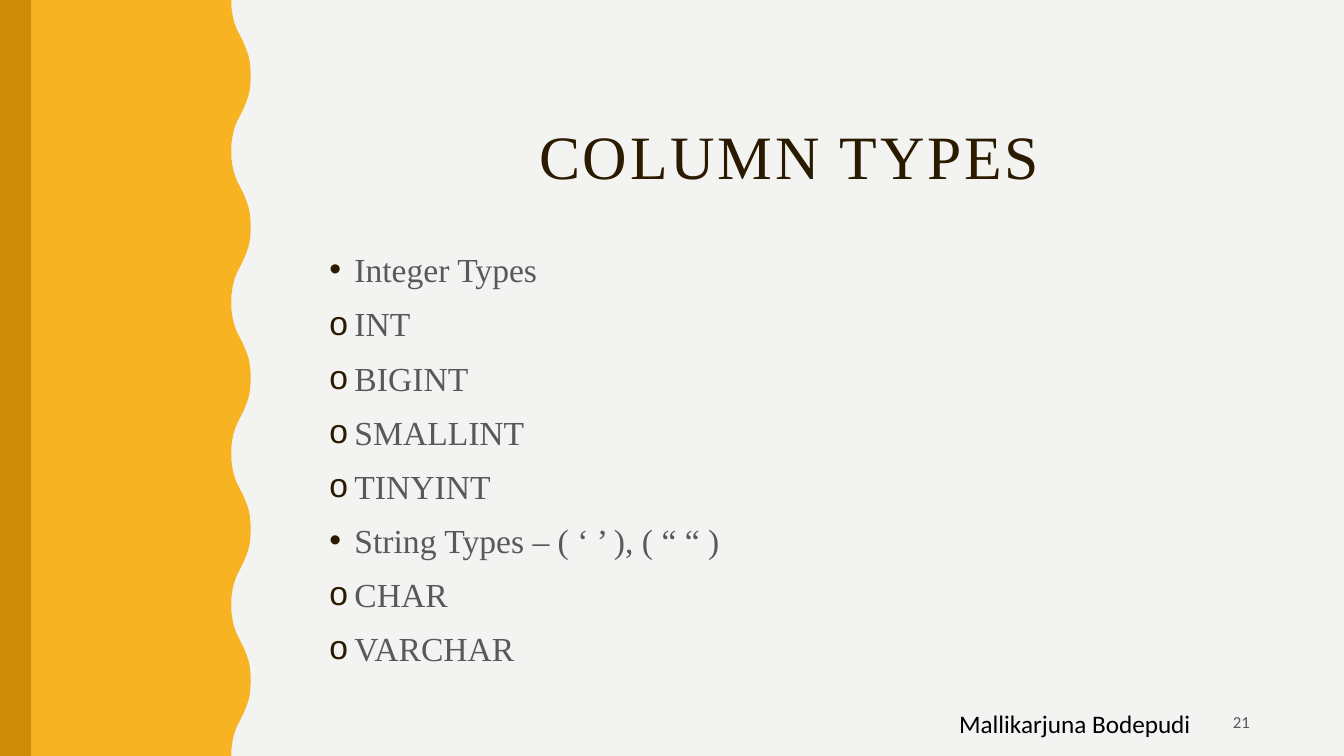
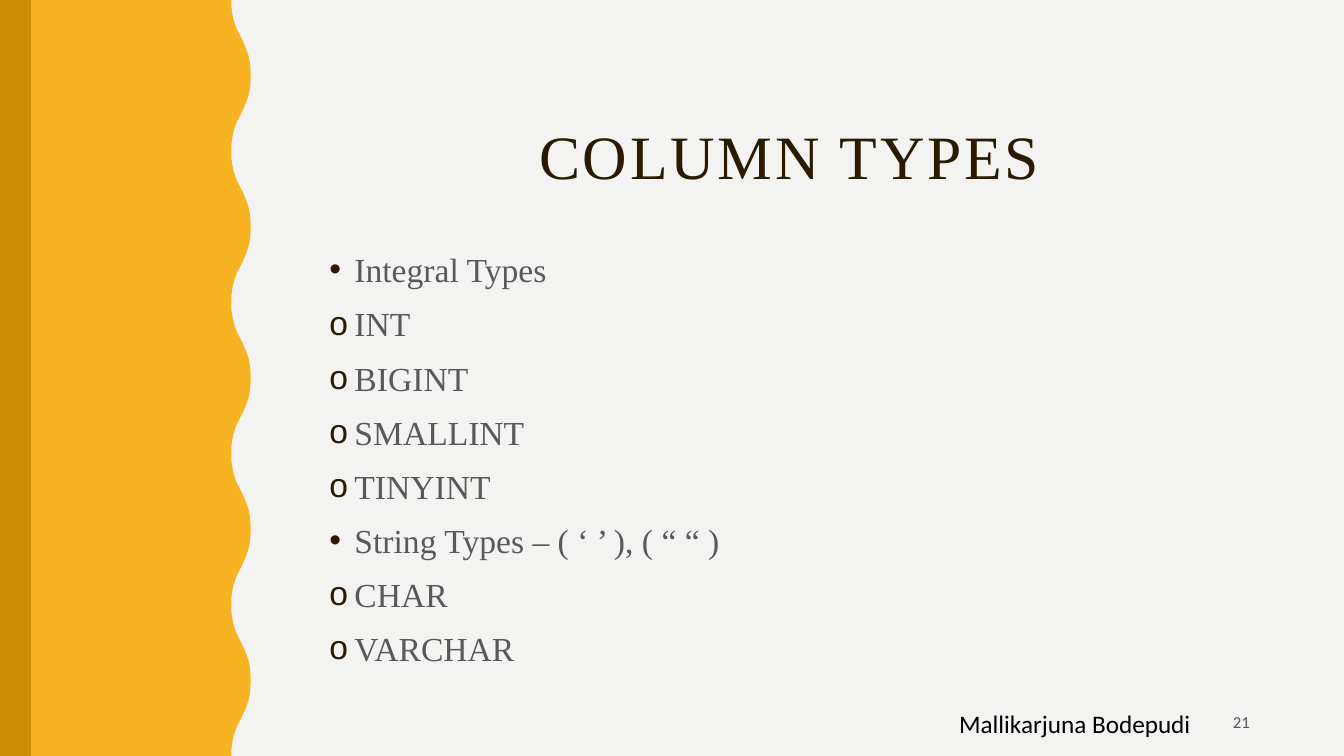
Before and after one commit to badisasairam/Hive, a slide deck: slide 21 of docs/HIVE.pptx. Drawn at 1344x756 pixels with LibreOffice and Linux fonts; fonts in the diff are those of the drawing. Boxes give left, top, right and bottom in pixels: in the first picture for what was removed or moved away, otherwise in the second. Text is boxed around its words. In the diff, an @@ line names an element or a change of style, - is before the commit and + after.

Commit message:
Modified data types

```diff
--- a/docs/HIVE.pptx
+++ b/docs/HIVE.pptx
@@ text at box(354, 258, 547, 289): text changed @@
-• Integer Types
+• Integral Types
```
